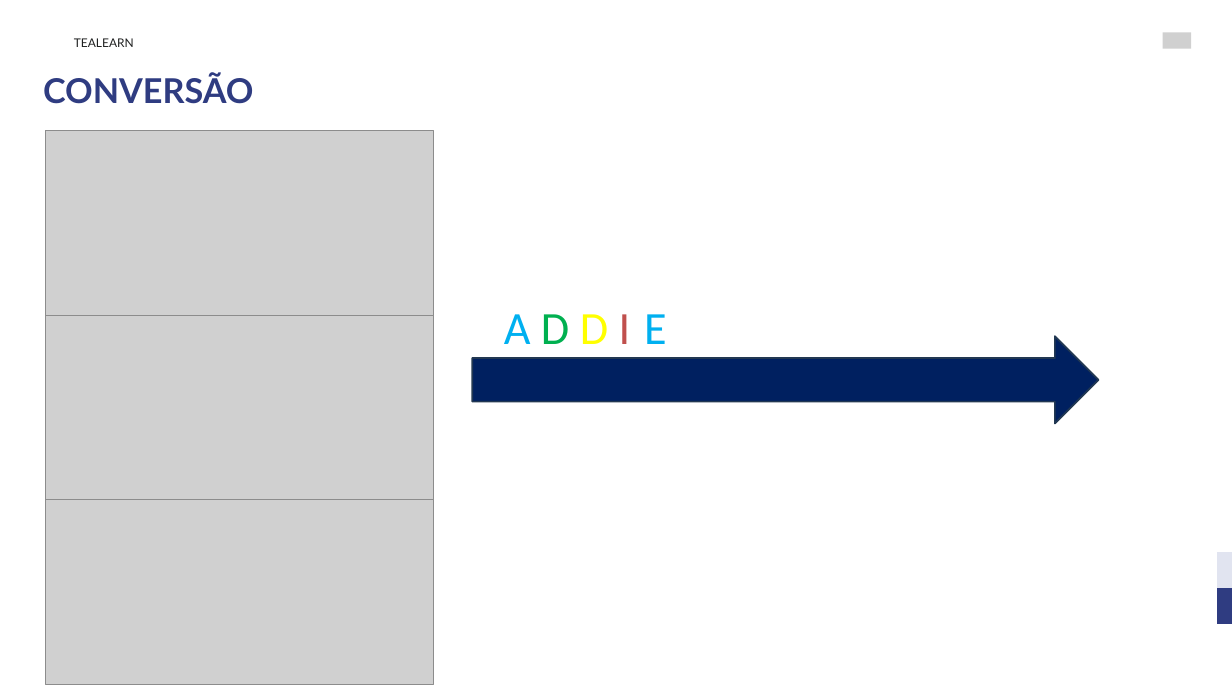
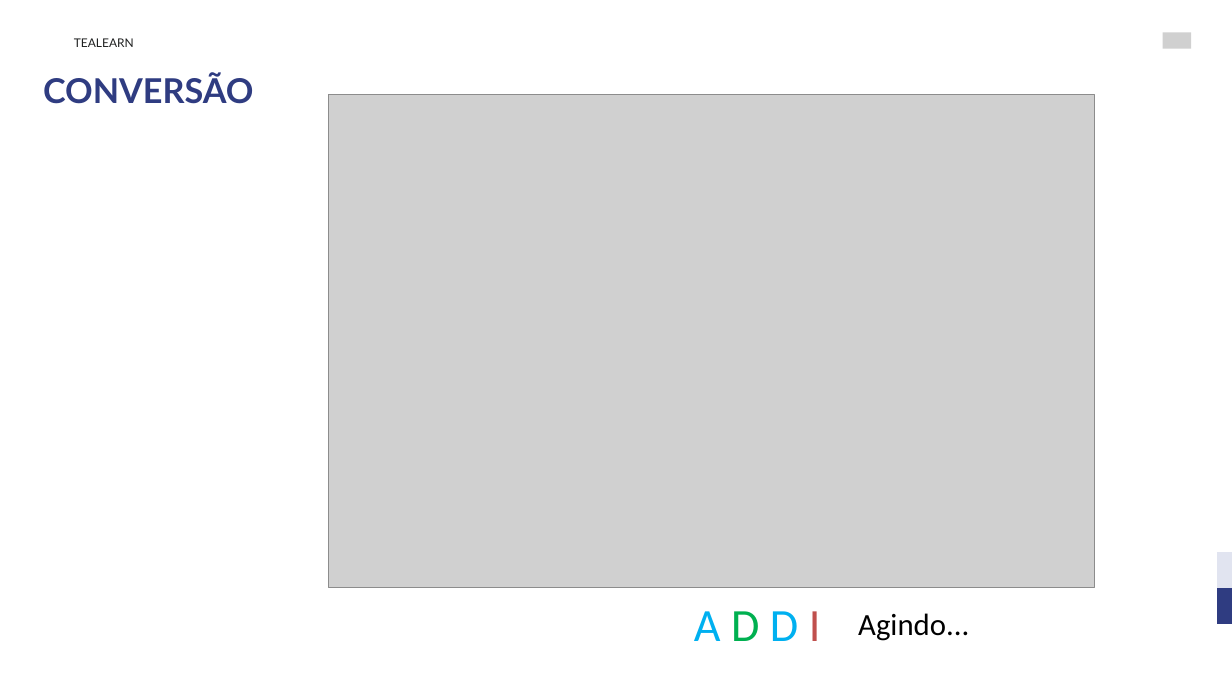
Before and after one commit to bessa2121/TCC, a slide deck: slide 12 of TeaLearn Educação Inclusiva com IA.pptx (slide 10 before the commit). Drawn at 1232x693 pixels with LibreOffice and Linux fonts; fonts in the diff are those of the drawing; grey boxes stand for pictures; background and template pictures are left out. Boxes give left, top, right and bottom in pixels: in the first picture for what was removed or moved away, otherwise in the second. Text is boxed around its words. In the diff, an @@ line names an element or a change of style, - is before the commit and + after.

```diff
--- a/TeaLearn Educação Inclusiva com IA.pptx
+++ b/TeaLearn Educação Inclusiva com IA.pptx
@@ picture: place and size @@
-picture at (46, 130, 434, 315)
+picture at (328, 94, 1094, 588)
@@ picture removed at (46, 315, 434, 500) @@
@@ text removed at (644, 314, 667, 344) @@
-E
@@ right arrow removed at (472, 336, 1099, 424) @@
@@ picture removed at (46, 500, 434, 684) @@
@@ text "A D D I": place and size @@
-text "A D D I" at (504, 314, 631, 344)
+text "A D D I" at (694, 611, 821, 641)
@@ text "A D D I" at (694, 611, 821, 641): text colour #FFFF00 to #00B0F0 in "D" @@
@@ text added at (858, 613, 969, 641), 36 pt, text #000000 @@
+Agindo...
```
Also in this commit, not shown: 4 other slides changed, 6 slides added, 1 other file.
